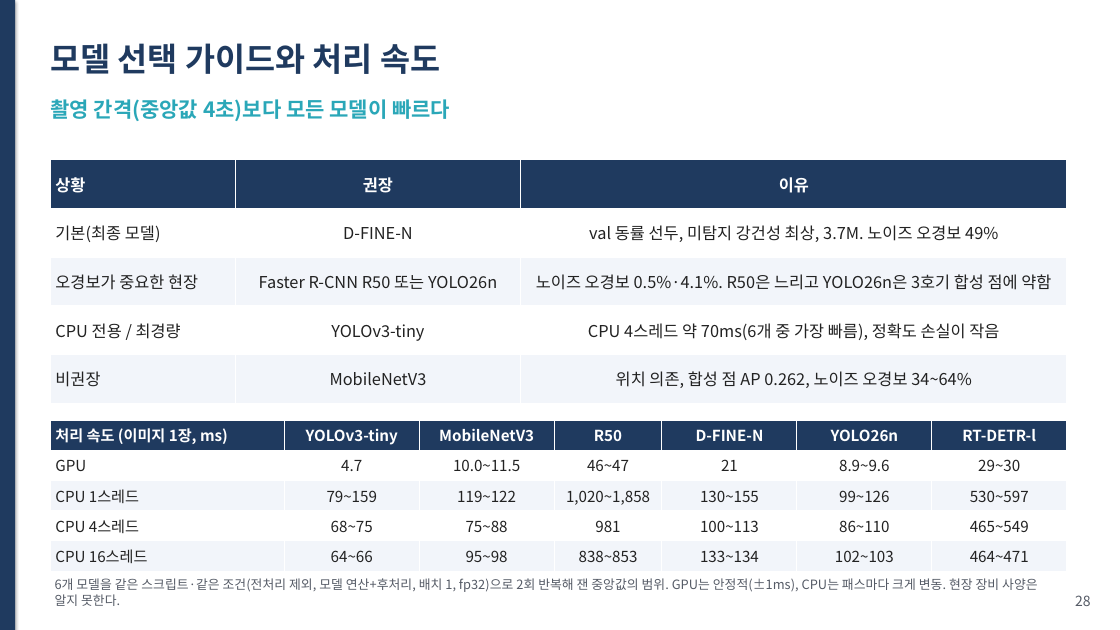
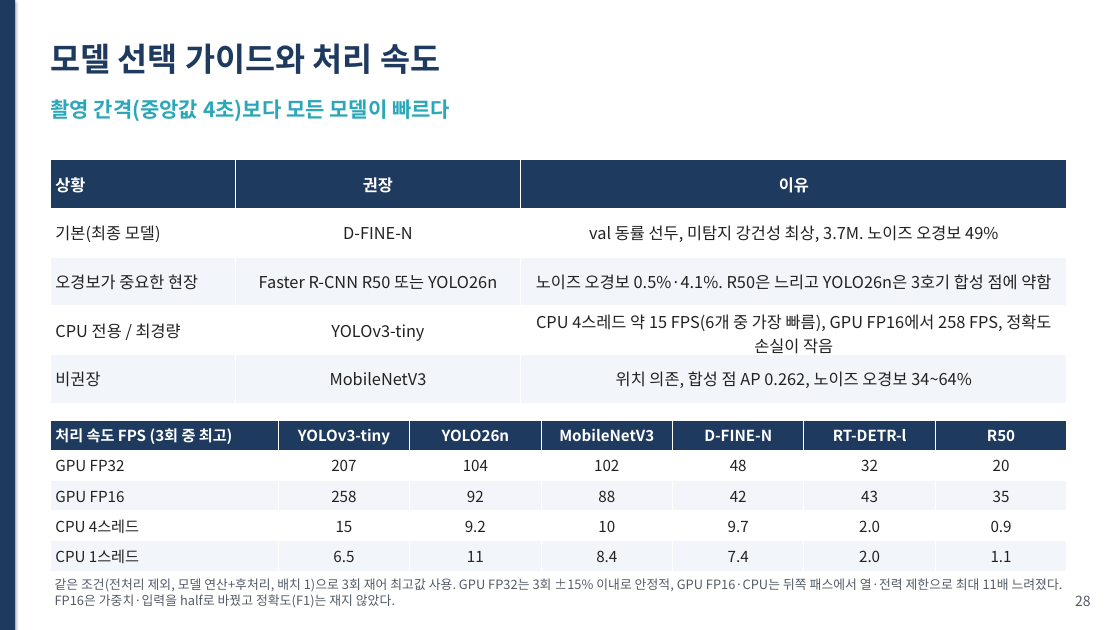
Before and after one commit to hmy7788/kamp_xray_detection, a slide deck: slide 28 of ppt/presentation.pptx. Drawn at 1120x630 pixels with LibreOffice and Linux fonts; fonts in the diff are those of the drawing. Boxes give left, top, right and bottom in pixels: in the first picture for what was removed or moved away, otherwise in the second. Text is boxed around its words. In the diff, an @@ line names an element or a change of style, - is before the commit and + after.

```diff
--- a/ppt/presentation.pptx
+++ b/ppt/presentation.pptx
@@ table at bbox=[50, 160, 1067, 403] @@
-row 4, column 3: CPU 4스레드 약 70ms(6개 중 가장 빠름), 정확도 손실이 작음
+row 4, column 3: CPU 4스레드 약 15 FPS(6개 중 가장 빠름), GPU FP16에서 258 FPS, 정확도 손실이 작음
@@ table at bbox=[50, 420, 1065, 571] @@
-row 1: 처리 속도 (이미지 1장, ms) | YOLOv3-tiny | MobileNetV3 | R50 | D-FINE-N | YOLO26n | RT-DETR-l
+row 1: 처리 속도 FPS (3회 중 최고) | YOLOv3-tiny | YOLO26n | MobileNetV3 | D-FINE-N | RT-DETR-l | R50
-row 2: GPU | 4.7 | 10.0~11.5 | 46~47 | 21 | 8.9~9.6 | 29~30
+row 2: GPU FP32 | 207 | 104 | 102 | 48 | 32 | 20
-row 3: CPU 1스레드 | 79~159 | 119~122 | 1,020~1,858 | 130~155 | 99~126 | 530~597
+row 3: GPU FP16 | 258 | 92 | 88 | 42 | 43 | 35
-row 4: CPU 4스레드 | 68~75 | 75~88 | 981 | 100~113 | 86~110 | 465~549
+row 4: CPU 4스레드 | 15 | 9.2 | 10 | 9.7 | 2.0 | 0.9
-row 5: CPU 16스레드 | 64~66 | 95~98 | 838~853 | 133~134 | 102~103 | 464~471
+row 5: CPU 1스레드 | 6.5 | 11 | 8.4 | 7.4 | 2.0 | 1.1
@@ text at bbox=[55, 578, 1063, 608]: text changed @@
-6개 모델을 같은 스크립트·같은 조건(전처리 제외, 모델 연산+후처리, 배치 1, fp32)으로 2회 반복해 잰 중앙값의 범위. GPU는 안정적(±1ms), CPU는 패스마다 크게 변동. 현장 장비 사양은 알지 못한다.
+같은 조건(전처리 제외, 모델 연산+후처리, 배치 1)으로 3회 재어 최고값 사용. GPU FP32는 3회 ±15% 이내로 안정적, GPU FP16·CPU는 뒤쪽 패스에서 열·전력 제한으로 최대 11배 느려졌다. FP16은 가중치·입력을 half로 바꿨고 정확도(F1)는 재지 않았다.
```
Also in this commit, not shown: 6 other files.
